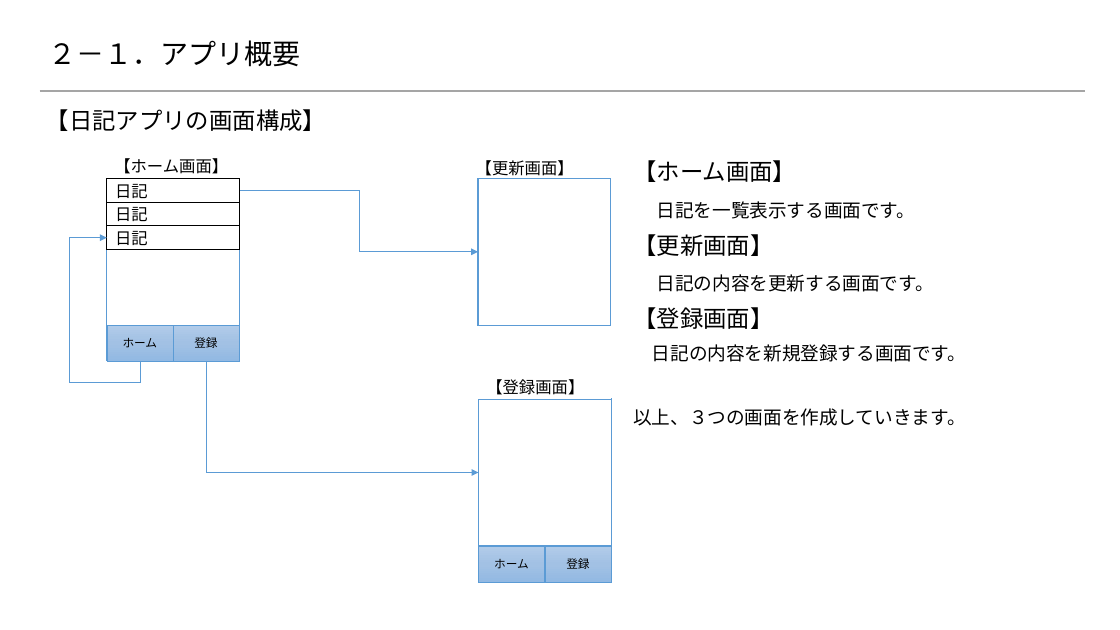
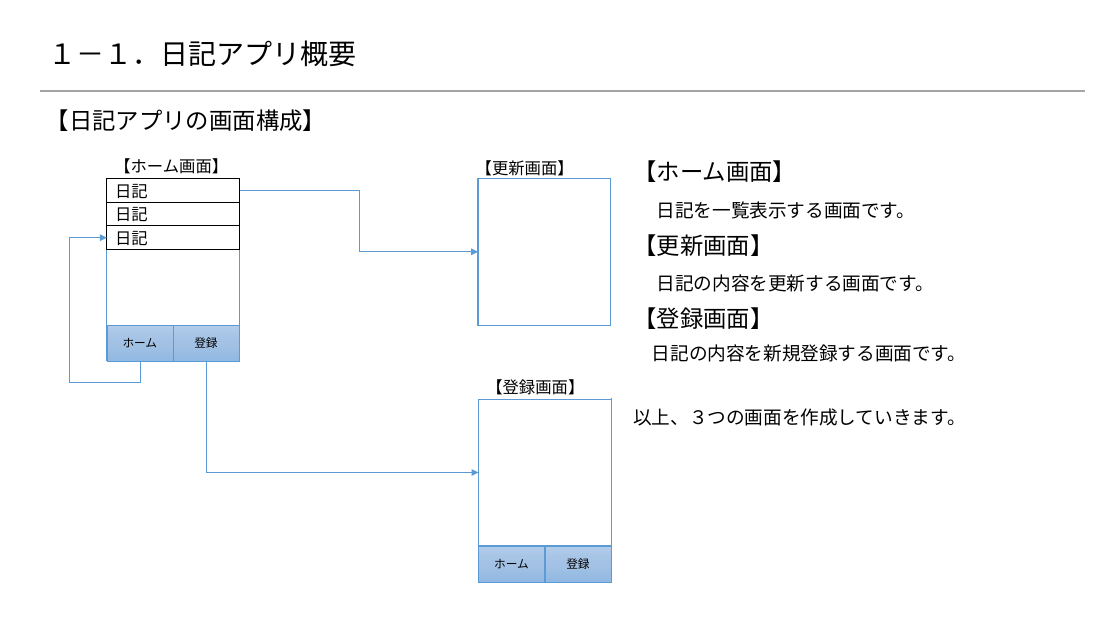
Before and after one commit to 2018SYSTEMI34/diary, a slide deck: slide 4 of doc/02_SlideShare/01.ネタ/4_スマホアプリ開発/dairy.pptx (slide 8 before the commit). Drawn at 1120x630 pixels with LibreOffice and Linux fonts; fonts in the diff are those of the drawing; background and template pictures are left out. Boxes give left, top, right and bottom in pixels: in the first picture for what was removed or moved away, otherwise in the second. Text is boxed around its words. In the diff, an @@ line names an element or a change of style, - is before the commit and + after.

```diff
--- a/doc/02_SlideShare/01.ネタ/4_スマホアプリ開発/dairy.pptx
+++ b/doc/02_SlideShare/01.ネタ/4_スマホアプリ開発/dairy.pptx
@@ title at (48, 40, 356, 67): text changed @@
-２－１．アプリ概要
+１－１．日記アプリ概要
```
Also in this commit, not shown: 7 other slides changed, 10 slides added, 1 slide removed.
